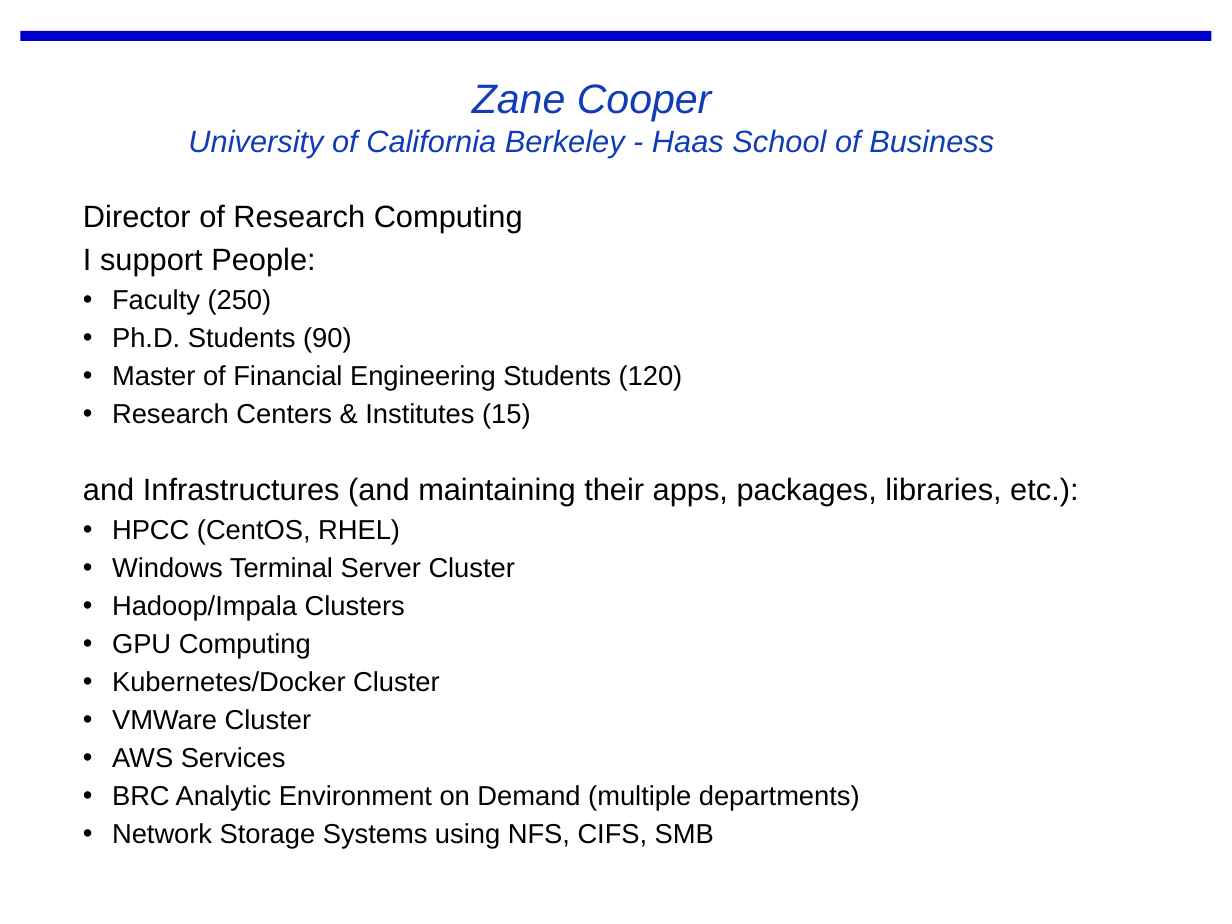
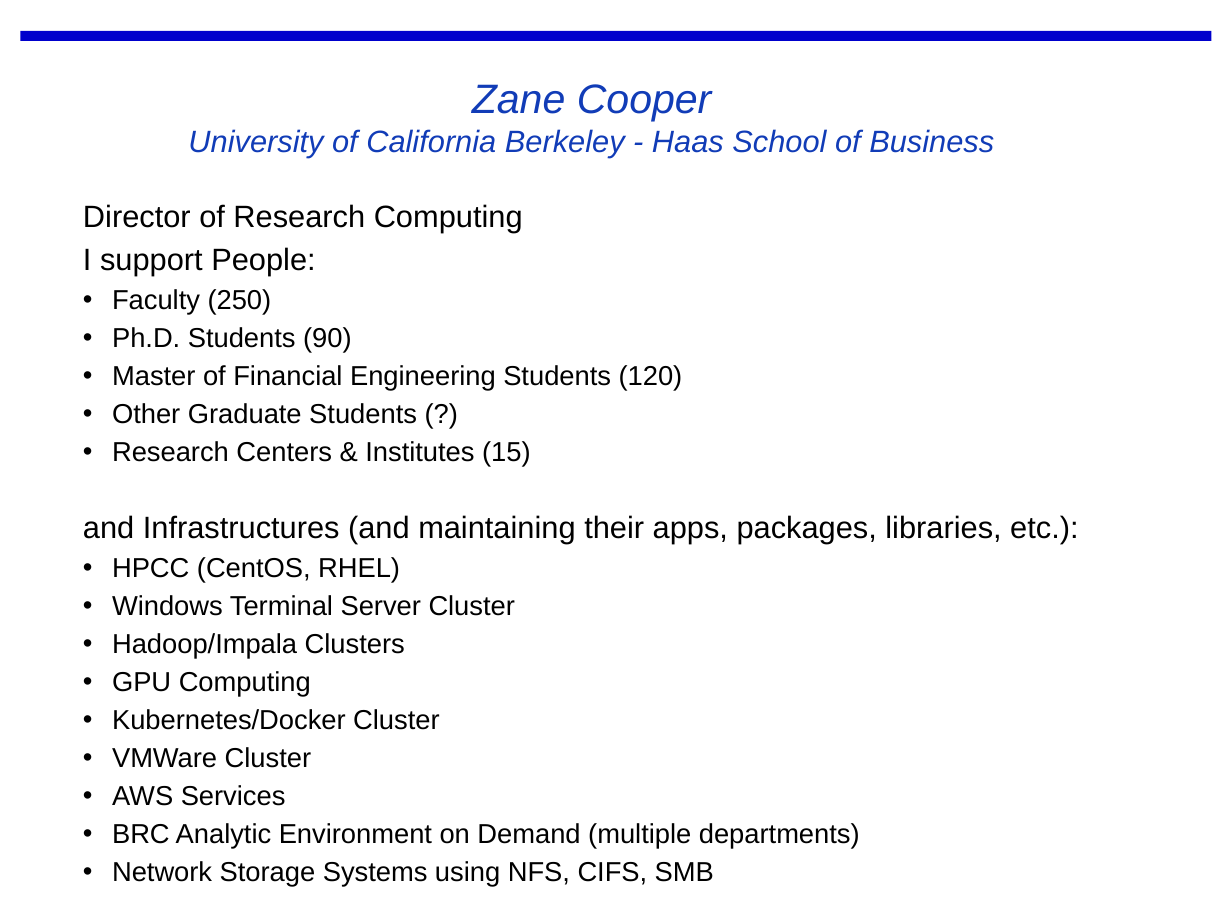
Before and after one commit to zccooper/sdsc-summer-institute-2020, a slide deck: slide 1 of 3.2_Lightning_round/Zane.Cooper.ppt. Drawn at 1232x924 pixels with LibreOffice and Linux fonts; fonts in the diff are those of the drawing. Boxes give left, top, right and bottom in pixels: in the first picture for what was removed or moved away, otherwise in the second. Text is boxed around its words. In the diff, an @@ line names an element or a change of style, - is before the commit and + after.

```diff
--- a/3.2_Lightning_round/Zane.Cooper.ppt
+++ b/3.2_Lightning_round/Zane.Cooper.ppt
@@ text at (x1=112, y1=403, x2=417, y2=424): paragraph added @@
+• Other Graduate Students (?)
```
